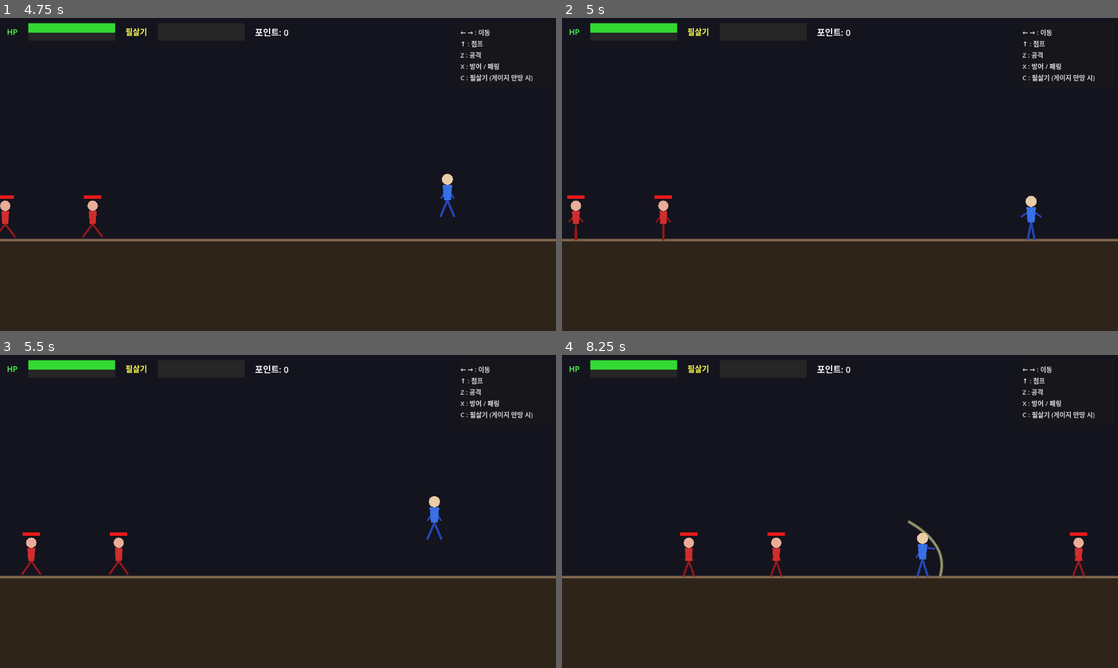
Above: before the commit, frames 1-4 (two rows, left to right).
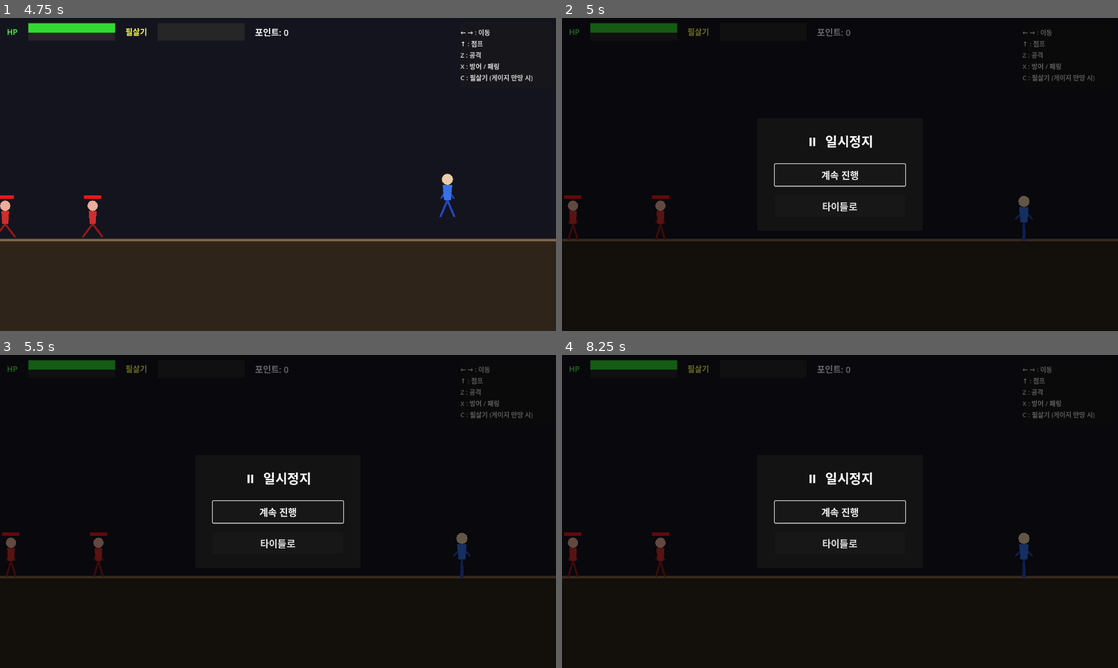
Above: after the commit, the same moments.

Repository: jinsik525-cmyk/my-godot-game
Game: Godot game, scene res://Title.tscn
Same seed, same stepped clock (60 frames per second), same inputs: the game is played once before the commit and once after it.
Inputs:
- Up to frame 1 (4.75 s): click "게임 시작" at 0.5 s; tap Enter at 1.25 s; hold Right (move_right) 1.28-2.78 s; tap Z (attack) at 1.35, 3.6 s; tap Up (jump) at 1.52, 2.27, 3.77, 4.52 s; tap X (guard) at 2.1, 4.35 s; hold Left (move_left) 2.78-3.53 s; tap C (special) at 2.85 s; hold Right (move_right) from 3.53 s (still down)
- Up to frame 2 (5 s): keep holding Right (move_right); tap Escape (ui_cancel) at 4.9 s
- Up to frame 3 (5.5 s): release Right (move_right) at 5.03 s; hold Left (move_left) from 5.03 s (still down); tap C (special) at 5.1 s; tap Up (jump) at 5.27 s
- Up to frame 4 (8.25 s): release Left (move_left) at 5.78 s; hold Right (move_right) 5.78-6.53 s; tap Z (attack) at 5.85, 8.1 s; hold Left (move_left) 6.53-8.03 s; tap X (guard) at 6.6 s; tap Up (jump) at 6.77, 7.52 s; tap C (special) at 7.35 s; hold Right (move_right) from 8.03 s (still down)

Frame 1 is identical in both runs. In frame 2, 32% of the frame differs, in the area x 0-100%, y 1-100%; in frame 3, 32%; in frame 4, 33%.
Error before the commit: Invalid call. Nonexistent function 'is_action_just_pressed' in base 'InputEventKey'. (res://UI.gd:55)

Commit message:
ESC 키 입력 처리 방식 수정

Diff:
--- a/UI.gd
+++ b/UI.gd
@@ -52,11 +52,12 @@
 
 # ── 일시정지 ─────────────────────────────────────────────────────────────────
 func _input(event: InputEvent) -> void:
-	if event is InputEventKey and event.is_action_just_pressed("ui_cancel"):
-		if gameover_panel.visible:
-			return          # 게임오버 중에는 일시정지 불가
-		_toggle_pause()
-		get_viewport().set_input_as_handled()
+	if event is InputEventKey and event.pressed and not event.echo:
+		if event.keycode == KEY_ESCAPE:
+			if gameover_panel.visible:
+				return
+			_toggle_pause()
+			get_viewport().set_input_as_handled()
 
 func _toggle_pause() -> void:
 	var paused := not get_tree().paused
